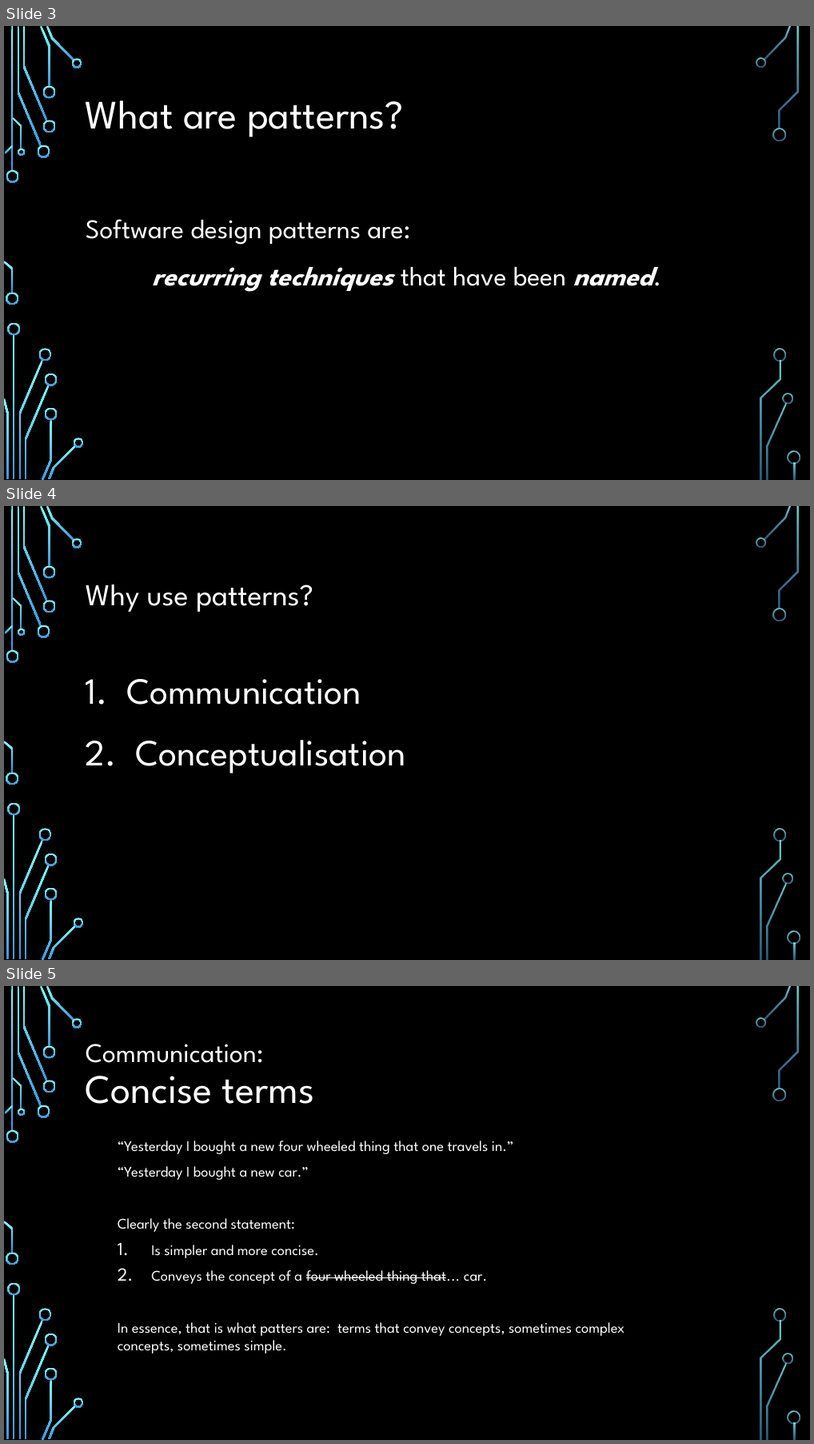
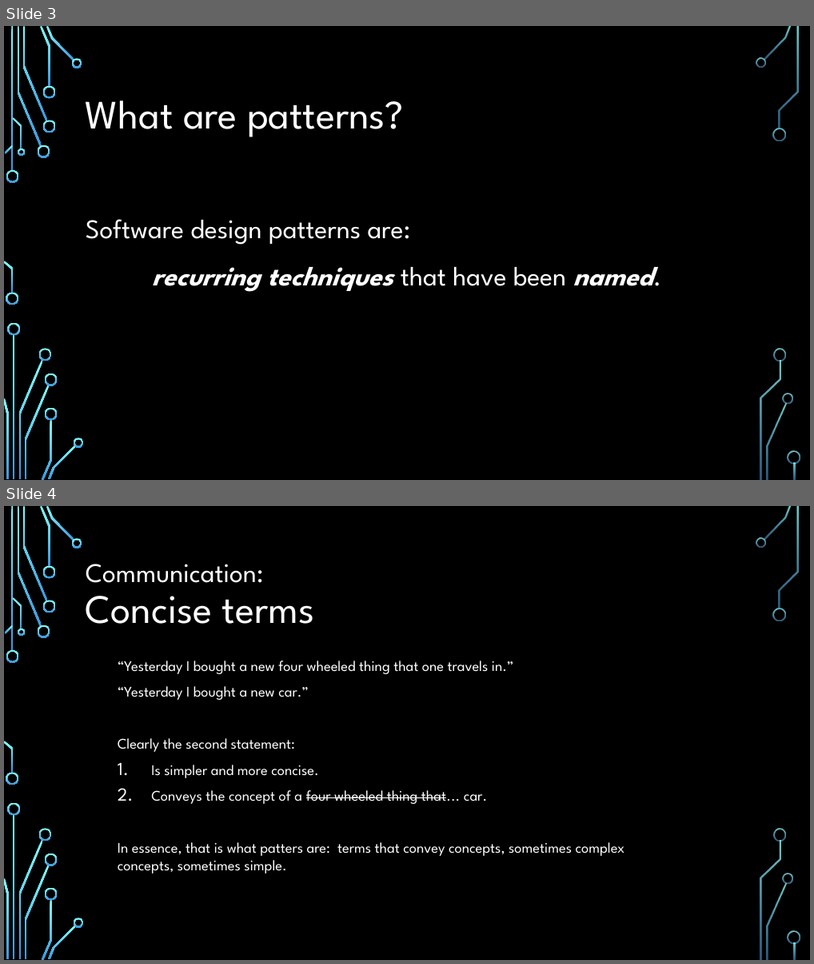
Before and after one commit to ADUG-Perth/Symposium-2021, a slide deck: Doc/Software patterns in Delphi.pptx. Shown one above the other, each under a label of ours: slides 3, 4 and 5 before the commit, slides 3 and 4 after it. The pictures are 814x1444 and 814x964 pixels, drawn with LibreOffice and Linux fonts; fonts in the diff are those of the drawing; background and template pictures are left out. Boxes give left, top, right and bottom in pixels: in the first picture for what was removed or moved away, otherwise in the second. Text is boxed around its words. In the diff, an @@ line names an element or a change of style, - is before the commit and + after.

```diff
--- a/Doc/Software patterns in Delphi.pptx
+++ b/Doc/Software patterns in Delphi.pptx
@@ slide 4 removed at (x1=4, y1=506, x2=810, y2=960), background picture (left out); not listed: 36 template elements that a slide beside it also shows @@
@@ title removed at (x1=86, y1=584, x2=314, y2=612) @@
-Why use patterns?
@@ text removed at (x1=86, y1=679, x2=406, y2=773) @@
-1. Communication
-2. Conceptualisation
@@ what was slide 5 is now slide 4 @@
```
Also in this commit, not shown: 7 slides changed, 3 slides added, 1 other slide removed, 4 other files.
